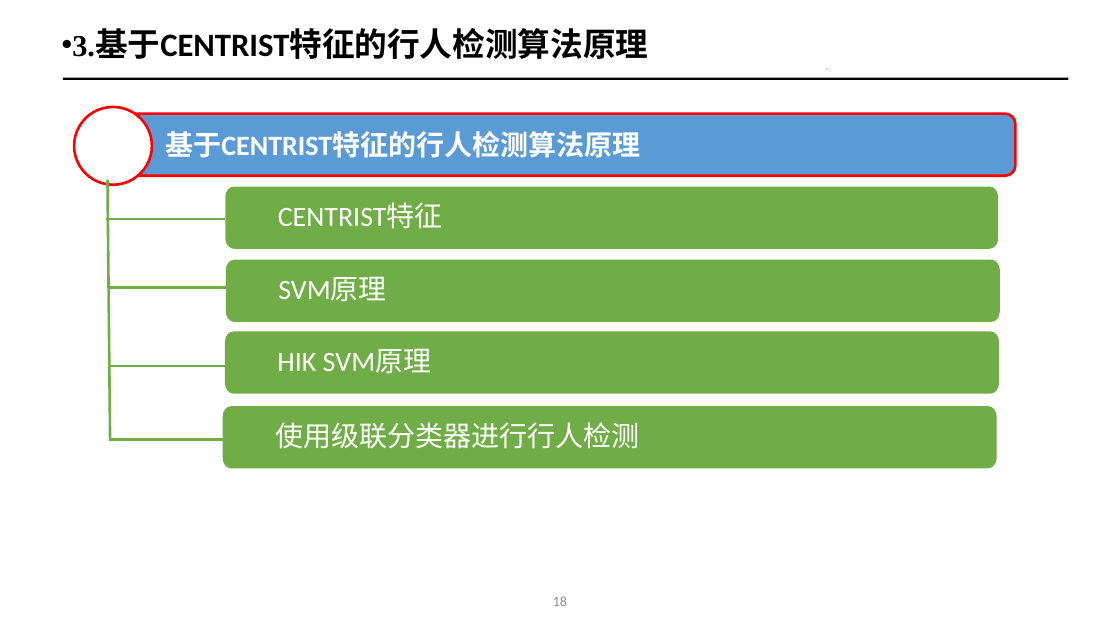
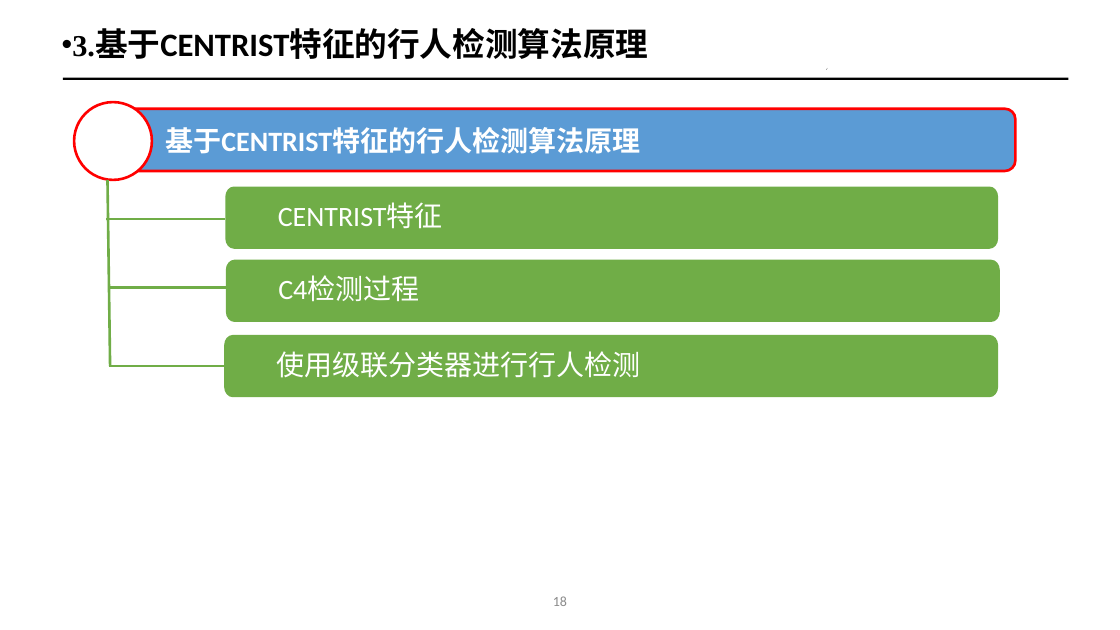
Before and after one commit to ailungoal/paper, a slide deck: slide 11 of 【王卫芳】硕士学位论文答辩.pptx (slide 15 before the commit). Drawn at 1120x630 pixels with LibreOffice and Linux fonts; fonts in the diff are those of the drawing. Boxes give left, top, right and bottom in pixels: in the first picture for what was removed or moved away, otherwise in the second. Text is boxed around its words. In the diff, an @@ line names an element or a change of style, - is before the commit and + after.

```diff
--- a/【王卫芳】硕士学位论文答辩.pptx
+++ b/【王卫芳】硕士学位论文答辩.pptx
@@ ellipse: place and size @@
-ellipse at <box>74,107,152,185</box>
+ellipse at <box>74,103,152,181</box>
@@ freeform shape "基于CENTRIST特征的行人检测算法原理": place and size @@
-freeform shape "基于CENTRIST特征的行人检测算法原理" at <box>113,113,1016,176</box>
+freeform shape "基于CENTRIST特征的行人检测算法原理" at <box>113,108,1016,171</box>
@@ line moved from (108, 180) - (110, 441) to (108, 180) - (110, 366) @@
@@ text in freeform shape at <box>278,276,419,301</box>: text changed @@
-SVM原理
+C4检测过程
@@ freeform shape "使用级联分类器进行行人检测": place and size @@
-freeform shape "使用级联分类器进行行人检测" at <box>223,407,996,469</box>
+freeform shape "使用级联分类器进行行人检测" at <box>224,335,998,397</box>
@@ freeform shape removed at <box>225,332,999,394</box> @@
-HIK SVM原理
@@ line removed from (110, 439) to (226, 439) @@
```
Also in this commit, not shown: 11 other slides changed, 7 slides added, 16 slides removed, 1 other file.
